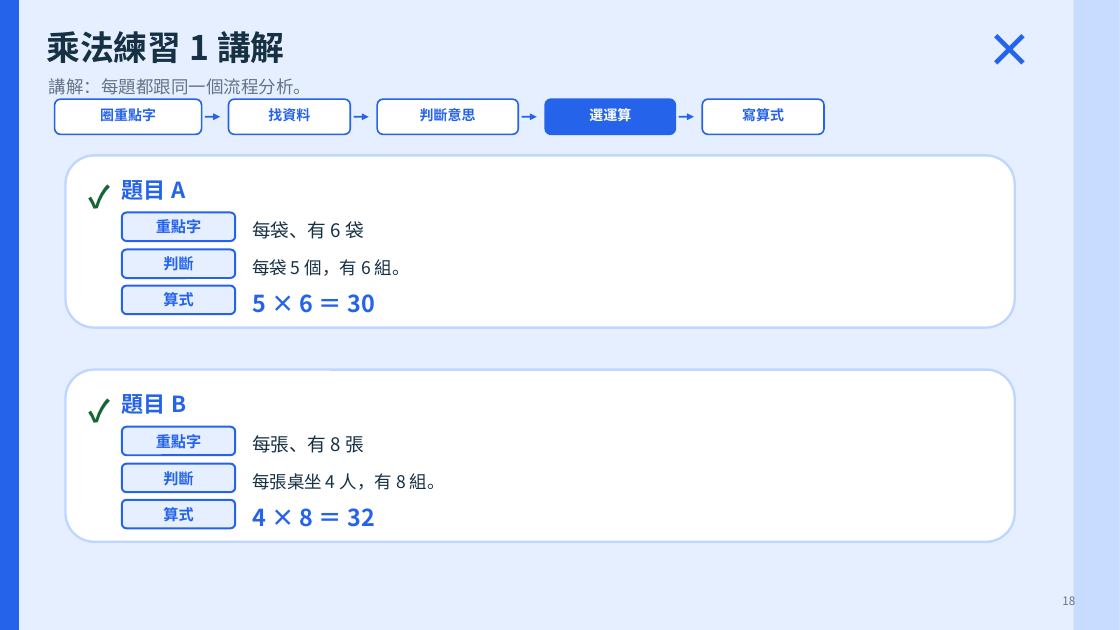
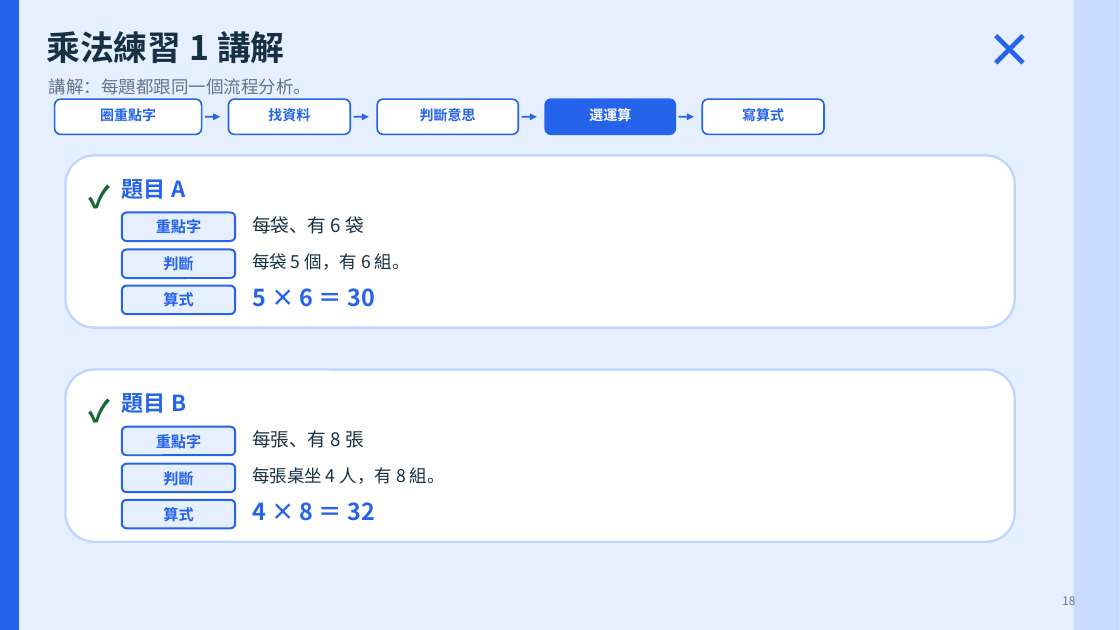
Before and after one commit to issacyeungbb-a11y/portfolio-v2, a slide deck: slide 18 of email/文字題實戰_加減乘判斷.pptx. Drawn at 1120x630 pixels with LibreOffice and Linux fonts; fonts in the diff are those of the drawing. Boxes give left, top, right and bottom in pixels: in the first picture for what was removed or moved away, otherwise in the second. Text is boxed around its words. In the diff, an @@ line names an element or a change of style, - is before the commit and + after.

Commit message:
Fix slide deck layout overflow

```diff
--- a/email/文字題實戰_加減乘判斷.pptx
+++ b/email/文字題實戰_加減乘判斷.pptx
@@ text "每袋、有 6 袋": place and size @@
-text "每袋、有 6 袋" at (252, 221, 364, 239)
+text "每袋、有 6 袋" at (252, 216, 364, 234)
@@ text "每袋 5 個，有 6 組。": place and size @@
-text "每袋 5 個，有 6 組。" at (252, 259, 410, 276)
+text "每袋 5 個，有 6 組。" at (252, 253, 410, 270)
@@ text "5 × 6 ＝ 30": place and size @@
-text "5 × 6 ＝ 30" at (252, 294, 376, 313)
+text "5 × 6 ＝ 30" at (252, 288, 376, 307)
@@ text "每張、有 8 張": place and size @@
-text "每張、有 8 張" at (252, 435, 364, 453)
+text "每張、有 8 張" at (252, 430, 364, 448)
@@ text "每張桌坐 4 人，有 8 組。": place and size @@
-text "每張桌坐 4 人，有 8 組。" at (252, 473, 445, 490)
+text "每張桌坐 4 人，有 8 組。" at (252, 467, 445, 484)
@@ text "4 × 8 ＝ 32": place and size @@
-text "4 × 8 ＝ 32" at (252, 508, 376, 527)
+text "4 × 8 ＝ 32" at (252, 502, 376, 521)
```
Also in this commit, not shown: 7 other slides changed.
